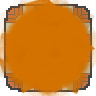
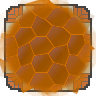
Layered file, before and after one edit (w=96, h=96). Changes by layer:
added layer "The Core dying" (61%) above "Mosaic Core" over [left=0, top=0, right=96, bottom=96]
removed layer "The Core cubism 1" over [left=0, top=0, right=96, bottom=96]
added layer "The Core cubism 2" above "The Core cubism 1" over [left=0, top=0, right=96, bottom=96]
renamed "The Core cubism 2" to "The Core cubism 1", hid it over [left=0, top=0, right=96, bottom=96]
